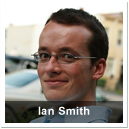
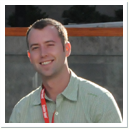
Layer changes from the first 129 x 129 image to the second:
added layer "Layer 10" above "Brian LeRoux" over left=5, top=5, right=123, bottom=123
renamed "Ian Smith" to "Brian LeRoux", painted on it over left=27, top=106, right=102, bottom=115
